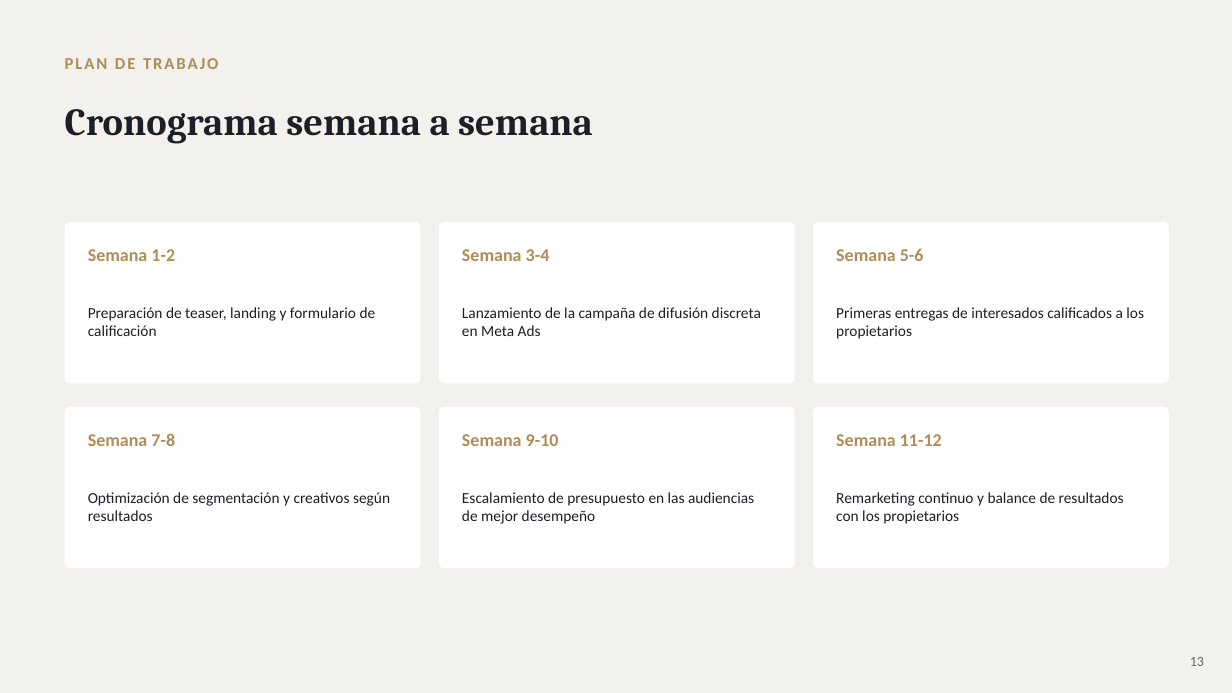
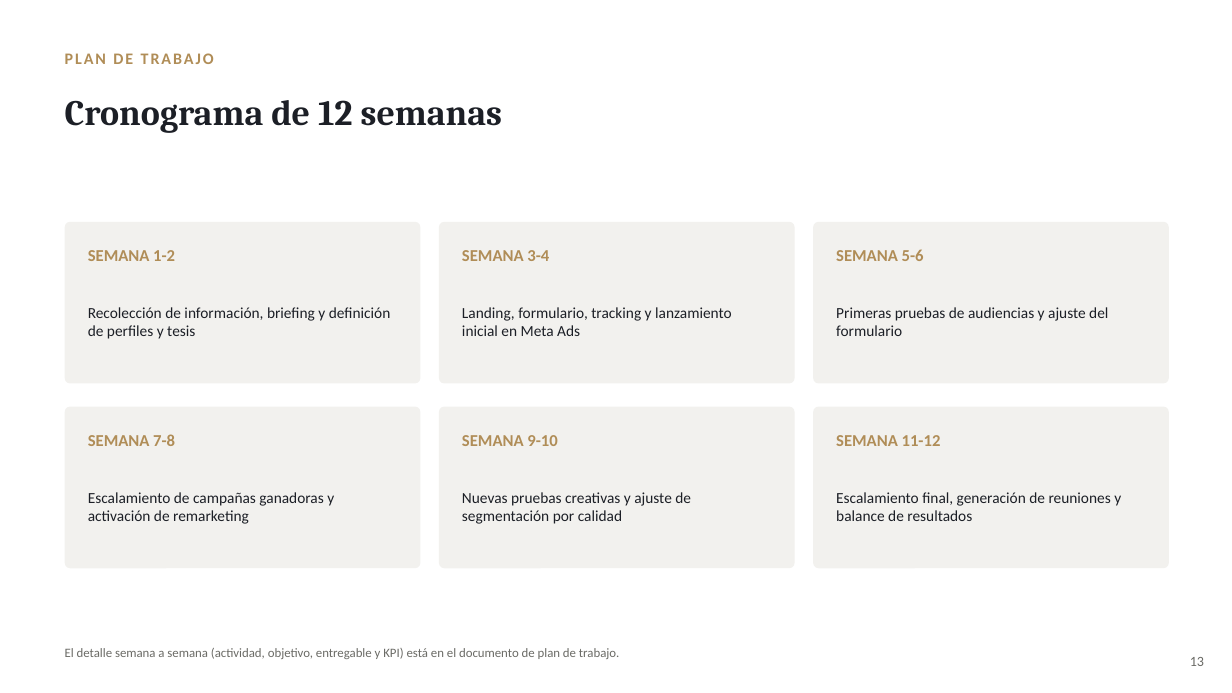
Before and after one commit to rozoerik-eng/Presentaciones-y-varios, a slide deck: slide 13 of Hosty56 - Plan de Venta (Edificio Airbnb Bogota)/Hosty56_Plan_de_Venta.pptx. Drawn at 1232x693 pixels with LibreOffice and Linux fonts; fonts in the diff are those of the drawing. Boxes give left, top, right and bottom in pixels: in the first picture for what was removed or moved away, otherwise in the second. Text is boxed around its words. In the diff, an @@ line names an element or a change of style, - is before the commit and + after.

```diff
--- a/Hosty56 - Plan de Venta (Edificio Airbnb Bogota)/Hosty56_Plan_de_Venta.pptx
+++ b/Hosty56 - Plan de Venta (Edificio Airbnb Bogota)/Hosty56_Plan_de_Venta.pptx
@@ background #F2F1EE to #FFFFFF @@
@@ text "PLAN DE TRABAJO" at <box>65,53,214,64</box>: size 13 to 12.5 pt @@
@@ text at <box>65,100,503,133</box>: text changed; size 30 to 28 pt @@
-Cronograma semana a semana
+Cronograma de 12 semanas
@@ text at <box>88,250,175,261</box>: text changed; size 14 to 13 pt @@
-Semana 1-2
+SEMANA 1-2
@@ text at <box>462,250,549,261</box>: text changed; size 14 to 13 pt @@
-Semana 3-4
+SEMANA 3-4
@@ text at <box>836,249,924,261</box>: text changed; size 14 to 13 pt @@
-Semana 5-6
+SEMANA 5-6
@@ text at <box>88,307,391,339</box>: text changed @@
-Preparación de teaser, landing y formulario de calificación
+Recolección de información, briefing y definición de perfiles y tesis
@@ text at <box>462,307,732,336</box>: text changed @@
-Lanzamiento de la campaña de difusión discreta en Meta Ads
+Landing, formulario, tracking y lanzamiento inicial en Meta Ads
@@ text at <box>836,307,1108,336</box>: text changed @@
-Primeras entregas de interesados calificados a los propietarios
+Primeras pruebas de audiencias y ajuste del formulario
@@ fill #FFFFFF to #F2F1EE in 6 elements at <box>65,222,421,384</box>, <box>439,222,795,384</box>, <box>813,222,1169,384</box>, <box>65,407,421,568</box>, <box>439,407,795,568</box>, <box>813,407,1169,568</box> @@
@@ text at <box>88,434,175,446</box>: text changed; size 14 to 13 pt @@
-Semana 7-8
+SEMANA 7-8
@@ text at <box>462,435,557,446</box>: text changed; size 14 to 13 pt @@
-Semana 9-10
+SEMANA 9-10
@@ text at <box>836,435,941,446</box>: text changed; size 14 to 13 pt @@
-Semana 11-12
+SEMANA 11-12
@@ text at <box>88,492,334,524</box>: text changed @@
-Optimización de segmentación y creativos según resultados
+Escalamiento de campañas ganadoras y activación de remarketing
@@ text at <box>462,492,691,524</box>: text changed @@
-Escalamiento de presupuesto en las audiencias de mejor desempeño
+Nuevas pruebas creativas y ajuste de segmentación por calidad
@@ text at <box>836,492,1121,521</box>: text changed @@
-Remarketing continuo y balance de resultados con los propietarios
+Escalamiento final, generación de reuniones y balance de resultados
@@ text added at <box>65,648,619,659</box>, 10 pt, text #6B6B66 @@
+El detalle semana a semana (actividad, objetivo, entregable y KPI) está en el documento de plan de trabajo.
```
Also in this commit, not shown: 18 slides added, 14 slides removed, 1 other file.
